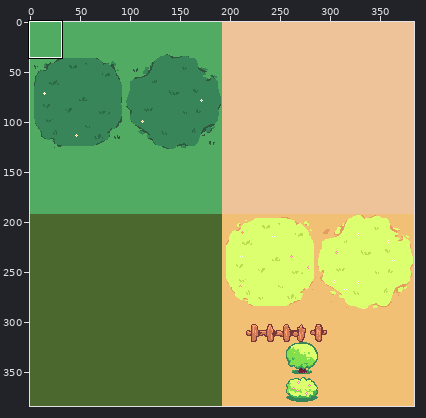
Two states of a pixel-art file, Assets.aseprite. Above, an overview of the earlier version with the close-up marked.
Close-up. Before the commit:
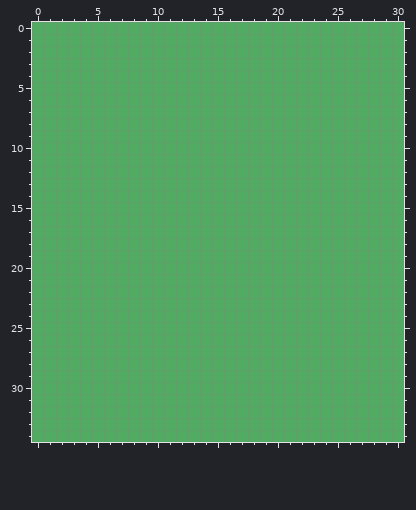
384x384 pixels, 1 frame. Shown: x 0..30, y 0..34. The commit also changed other parts of the picture, which this record leaves out.
The same view after the edit:
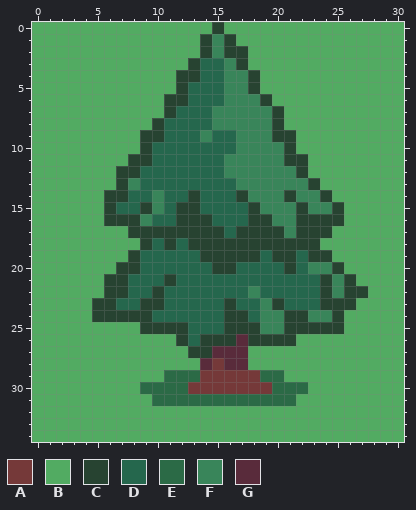
Palette (. is transparent): A #753939  B #52ab62  C #274331  D #25674d  E #2b6a46  F #39855a  G #592b3b
The edit:
Layer "Flattened":
The author changed colour B to colour A in row 28 at x 15; in row 29 at x 14 to 18; in row 30 at x 13 to 19.
The author changed colour B to colour C in row 0 at x 15; in row 1 at x 14 and 16; in row 2 at x 14 and 16 to 17; in row 3 at x 13 and 17; in row 4 at x 12 to 13 and 18; in row 5 at x 12 and 18.
The author changed colour B to colour C in row 6 at x 11 to 12 and 19; in row 7 at x 11 and 20; in row 8 at x 10 and 20; in row 9 at x 9 to 10 and 20 to 21; in row 10 at x 9 and 21; in row 11 at x 8 to 9 and 21 to 22.
The author changed colour B to colour C in row 12 at x 7 to 8 and 22; in row 13 at x 7 and 23; in row 14 at x 6 to 7, 13, 17, 21 and 24; in row 15 at x 6, 9, 12 to 13, 18, 22 and 25; in row 16 at x 6 to 8, 12 to 14, 18 to 19 and 22 to 25; in row 17 at x 8 to 15, 17 to 20 and 22 to 24.
The author changed colour B to colour C in row 18 at x 9, 11 and 13 to 23; in row 19 at x 8, 14 to 18, 20 to 21 and 23 to 24; in row 20 at x 7 to 8, 15 to 16, 21 and 25; in row 21 at x 6 to 7, 11, 24 and 26; in row 22 at x 6 to 7, 10, 24 and 26 to 27; in row 23 at x 5 to 6, 9 to 10, 16, 20 and 24 to 26.
The author changed colour B to colour C in row 24 at x 5 to 9, 16 to 17, 21 to 22 and 25; in row 25 at x 9 to 12, 16 to 18 and 21 to 25; in row 26 at x 12, 14 to 16 and 18 to 21; in row 27 at x 13 to 14.
The author changed colour B to colour D in rows 3 to 4 at x 14 to 15; in rows 5 to 6 at x 13 to 15; in row 7 at x 12 to 14; in row 8 at x 11 to 14; in row 9 at x 11 to 13 and 15 to 16; in row 10 at x 10 to 16.
The author changed colour B to colour D in row 11 at x 10 to 15; in row 12 at x 9 to 15; in row 13 at x 9 to 16; in row 14 at x 8 to 9, 11 to 12 and 14 to 16; in row 15 at x 7 to 8, 11 and 14 to 17; in row 16 at x 10 to 11 and 15 to 17.
The author changed colour B to colour D in row 17 at x 16; in row 18 at x 10 and 12; in row 19 at x 9 to 13, 19 and 22; in row 20 at x 9 to 14, 17 to 20 and 22; in row 21 at x 8 to 10 and 12 to 23; in row 22 at x 8 to 9, 11 to 17 and 19 to 23.
The author changed colour B to colour D in row 23 at x 7 to 8, 11 to 15, 17 to 18 and 21 to 23; in row 24 at x 10 to 15 and 18; in row 25 at x 13 to 15; in row 26 at x 13.
The author changed colour B to colour E in row 29 at x 11 to 13 and 19 to 20; in row 30 at x 9 to 12 and 20 to 22; in row 31 at x 10 to 21.
The author changed colour B to colour F in rows 1 to 2 at x 15; in row 3 at x 16; in rows 4 to 5 at x 16 to 17; in row 6 at x 16 to 18; in rows 7 to 8 at x 15 to 19; in row 9 at x 14 and 17 to 19.
The author changed colour B to colour F in row 10 at x 17 to 20; in row 11 at x 16 to 20; in row 12 at x 16 to 21; in row 13 at x 8 and 17 to 22; in row 14 at x 10, 18 to 20 and 22 to 23; in row 15 at x 10, 19 to 21 and 23 to 24.
The author changed colour B to colour F in row 16 at x 9 and 20 to 21; in row 17 at x 21; in row 20 at x 23 to 24; in row 21 at x 25; in row 22 at x 18 and 25; in row 23 at x 19.
The author changed colour B to colour F in row 24 at x 19 to 20 and 23 to 24; in row 25 at x 19 to 20.
The author changed colour B to colour G in row 26 at x 17; in row 27 at x 15 to 17; in row 28 at x 14 and 16 to 17.
